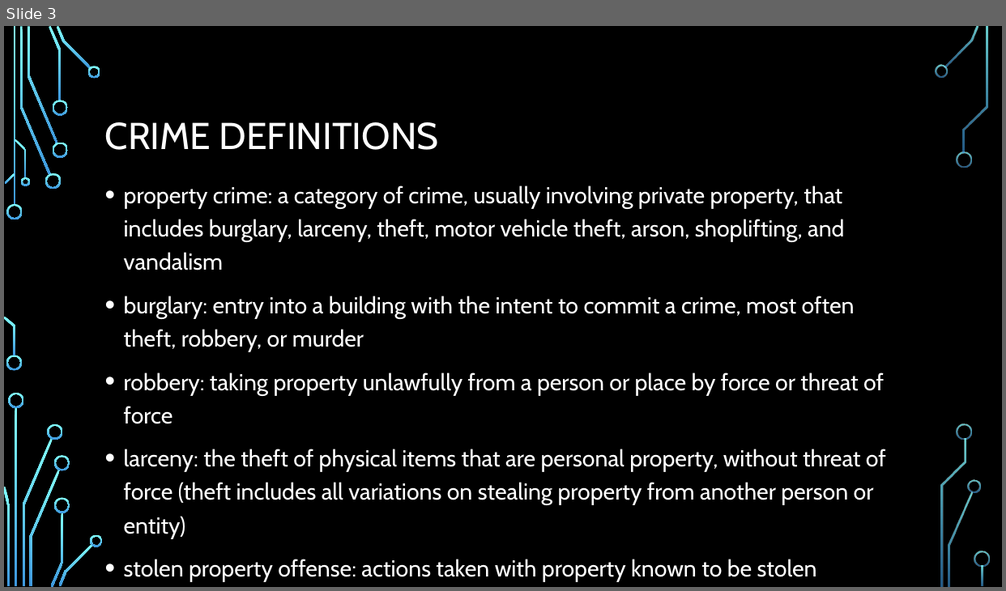
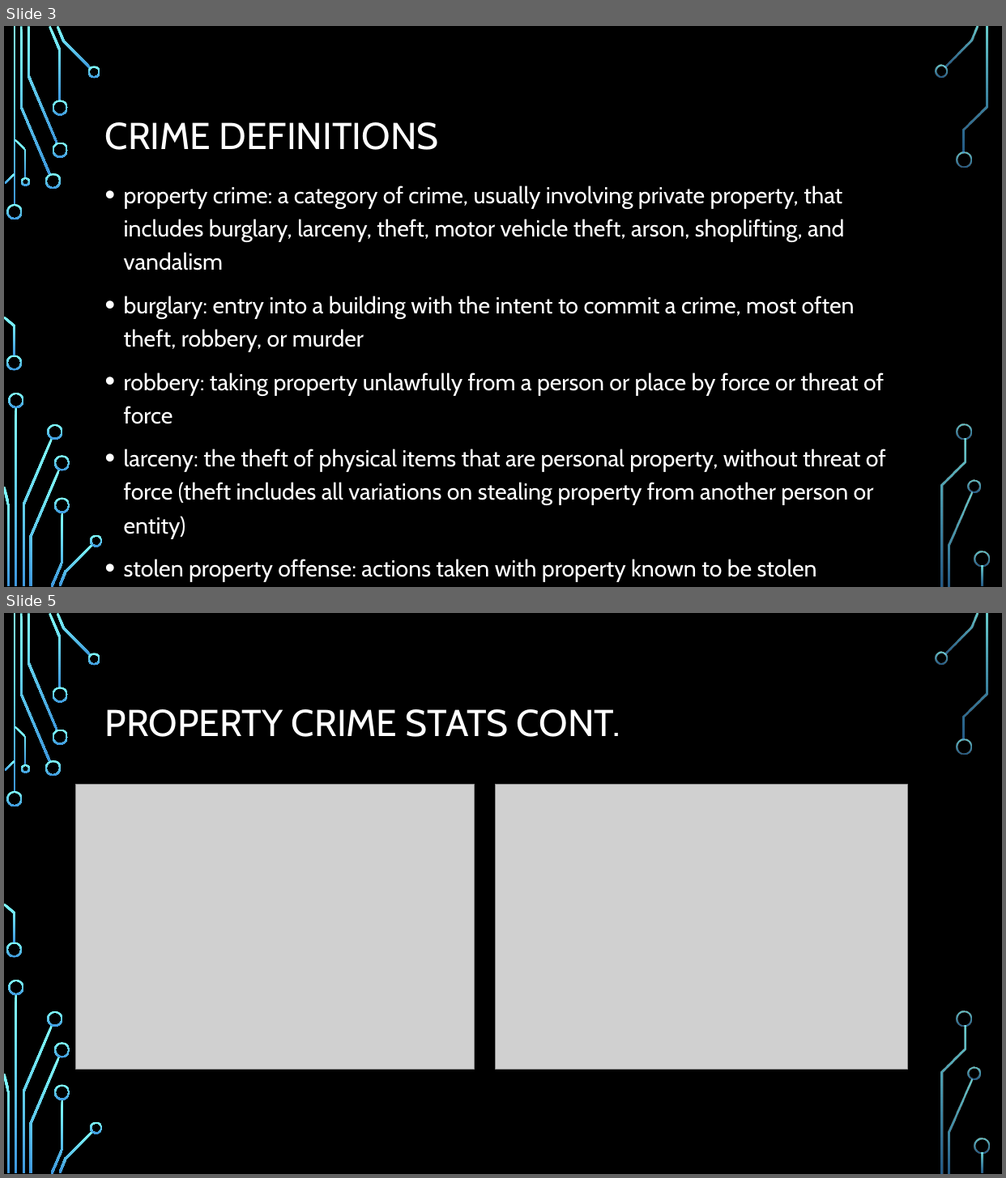
Before and after one commit to HeatherLD/API-Project, a slide deck: API project presentation.pptx. Shown one above the other, each under a label of ours: slide 3 before the commit, slides 3 and 5 after it; the slides between them are not shown. The pictures are 1006x591 and 1006x1178 pixels, drawn with LibreOffice and Linux fonts; fonts in the diff are those of the drawing; grey boxes stand for pictures; background and template pictures are left out. Boxes give left, top, right and bottom in pixels: in the first picture for what was removed or moved away, otherwise in the second. Text is boxed around its words. In the diff, an @@ line names an element or a change of style, - is before the commit and + after.

```diff
--- a/API project presentation.pptx
+++ b/API project presentation.pptx
@@ slide 5 added at (4, 613, 1002, 1174), background picture (left out); not listed: 36 template elements that a slide beside it also shows @@
@@ title added at (105, 709, 620, 737), 36 pt, text #FFFFFF @@
+PROPERTY CRIME STATS CONT.
@@ picture added at (76, 785, 474, 1070) @@
@@ picture added at (496, 785, 908, 1070) @@
```
Also in this commit, not shown: 5 slides changed, 2 other files.
